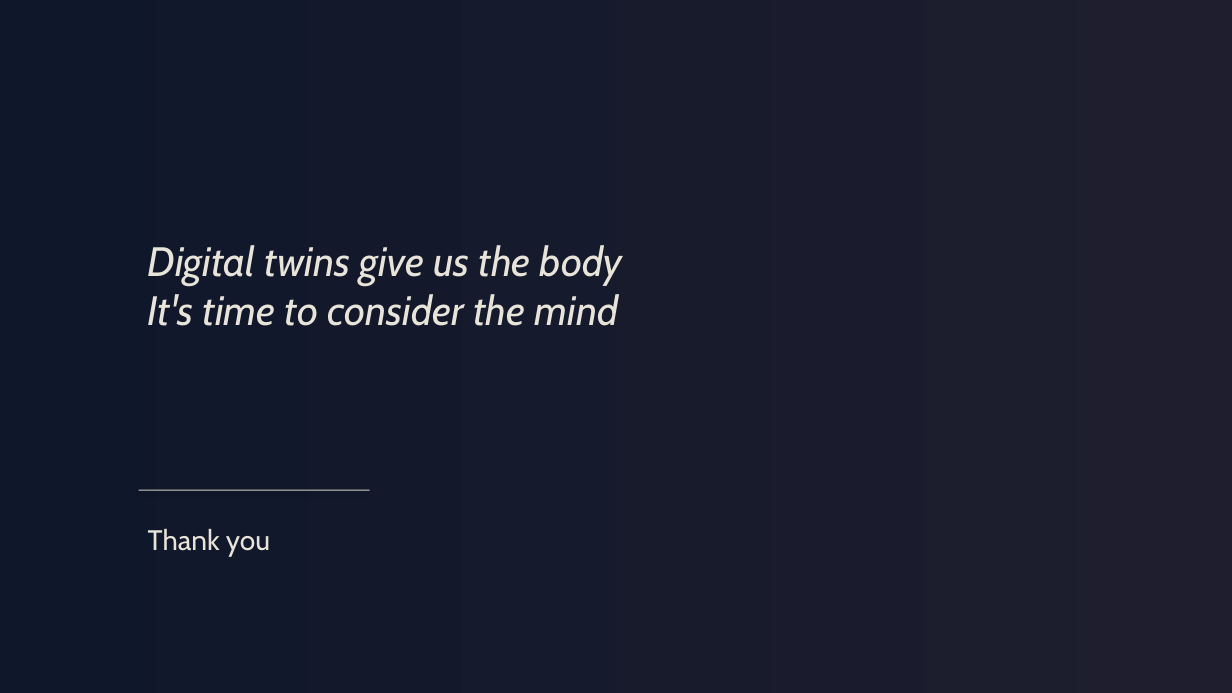
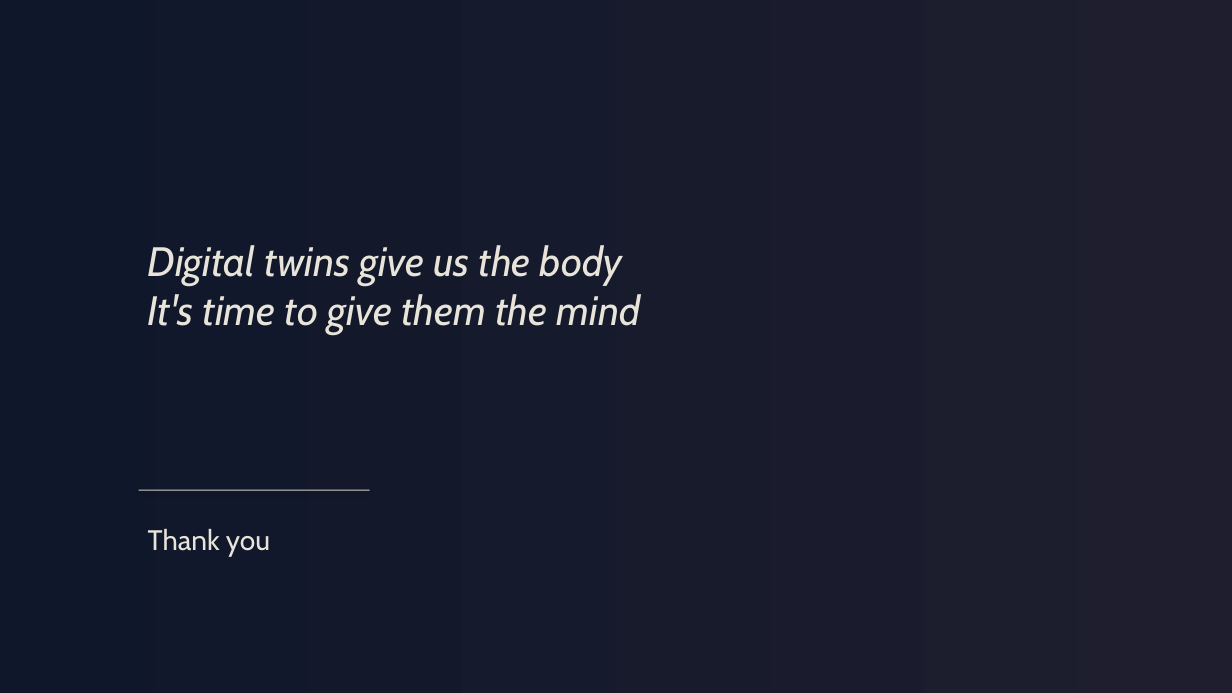
Before and after one commit to Anthony50102/MicroUSPresentation, a slide deck: slide 20 of anthonypoolemicrous_latest.pptx. Drawn at 1232x693 pixels with LibreOffice and Linux fonts; fonts in the diff are those of the drawing. Boxes give left, top, right and bottom in pixels: in the first picture for what was removed or moved away, otherwise in the second. Text is boxed around its words. In the diff, an @@ line names an element or a change of style, - is before the commit and + after.

Commit message:
Final presentation

```diff
--- a/anthonypoolemicrous_latest.pptx
+++ b/anthonypoolemicrous_latest.pptx
@@ text at <box>148,245,641,335</box>: text changed @@
-Digital twins give us the body
-It's time to consider the mind
+Digital twins give us the body
+It's time to give them the mind
```
Also in this commit, not shown: 1 other slide changed, 2 other files.
